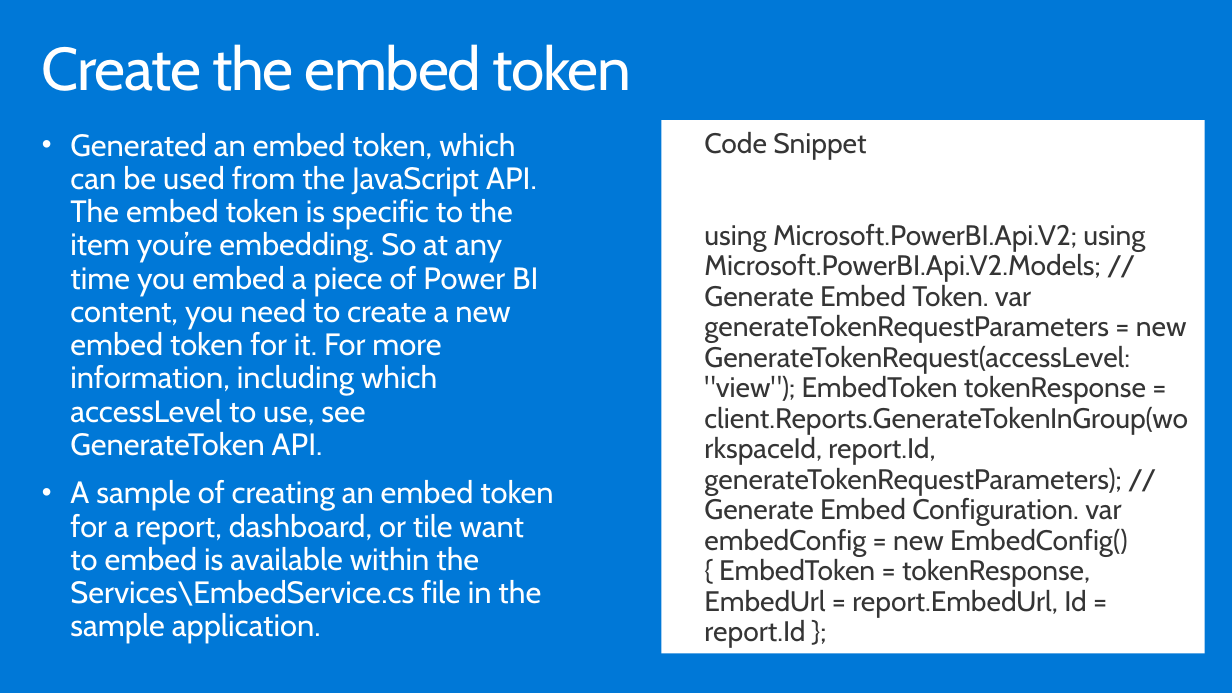
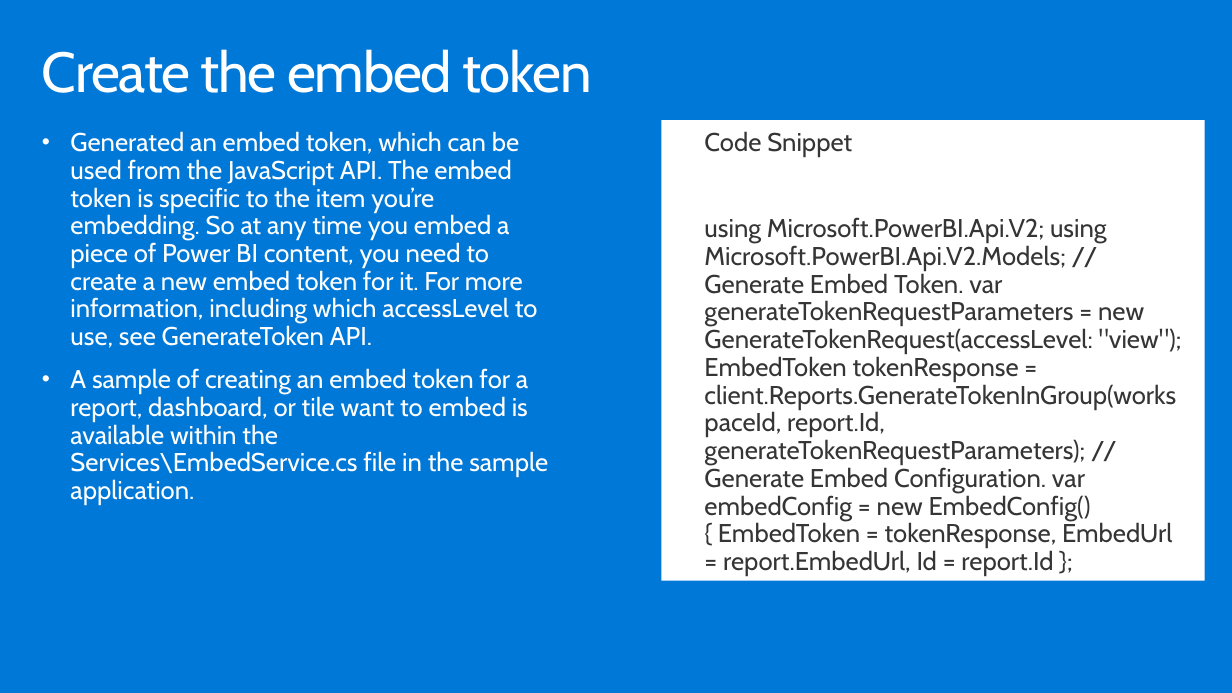
Before and after one commit to hnc198/AzurePowerBI, a slide deck: slide 20 of 4. Hands-on Modules/Embedding/5. Ways to Embed Power BI objects.pptx (slide 10 before the commit). Drawn at 1232x693 pixels with LibreOffice and Linux fonts; fonts in the diff are those of the drawing. Boxes give left, top, right and bottom in pixels: in the first picture for what was removed or moved away, otherwise in the second. Text is boxed around its words. In the diff, an @@ line names an element or a change of style, - is before the commit and + after.

```diff
--- a/4. Hands-on Modules/Embedding/5. Ways to Embed Power BI objects.pptx
+++ b/4. Hands-on Modules/Embedding/5. Ways to Embed Power BI objects.pptx
@@ title "Create the embed token" at [42, 49, 591, 93]: size 47 to 44 pt; vertical alignment top to middle @@
@@ text "Generated an embed token, which ..." at [70, 131, 548, 505]: size 24 to 20 pt @@
@@ text "Code Snippet": place and size @@
-text "Code Snippet" at [662, 120, 1205, 663]
+text "Code Snippet" at [662, 120, 1205, 590]
@@ text "Code Snippet" at [662, 120, 1205, 590]: size 22 to 20 pt @@
```
Also in this commit, not shown: 9 other slides changed, 12 slides added, 5 slides removed, 4 other files.
